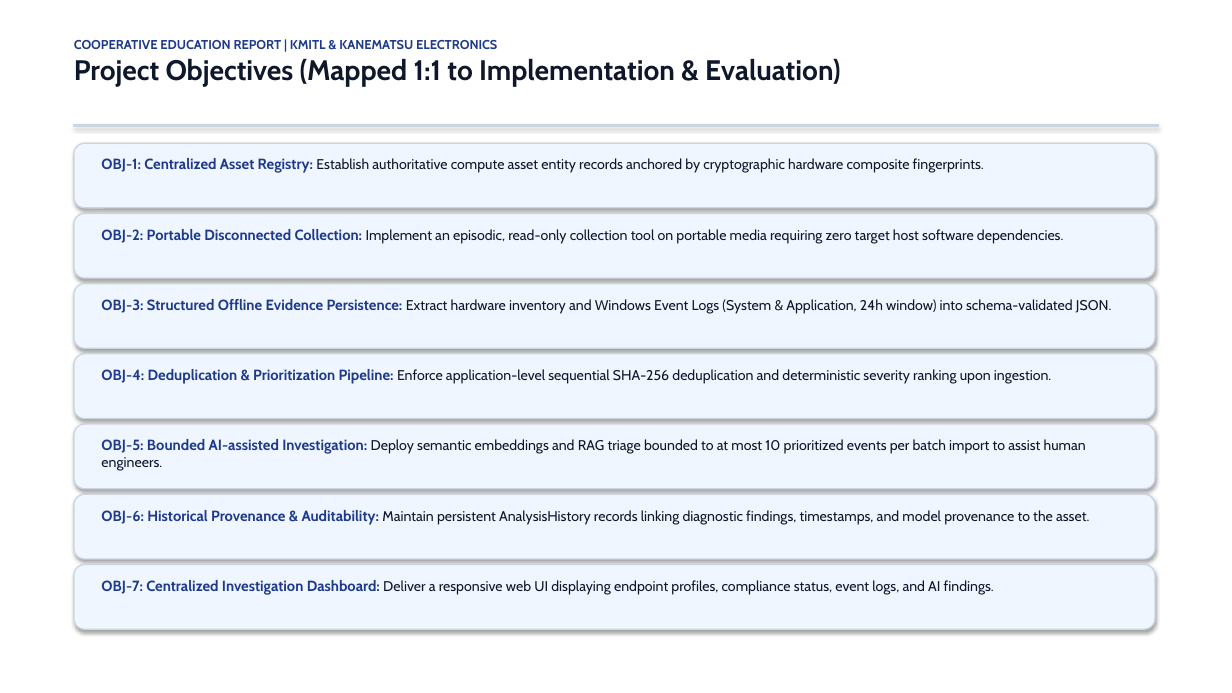
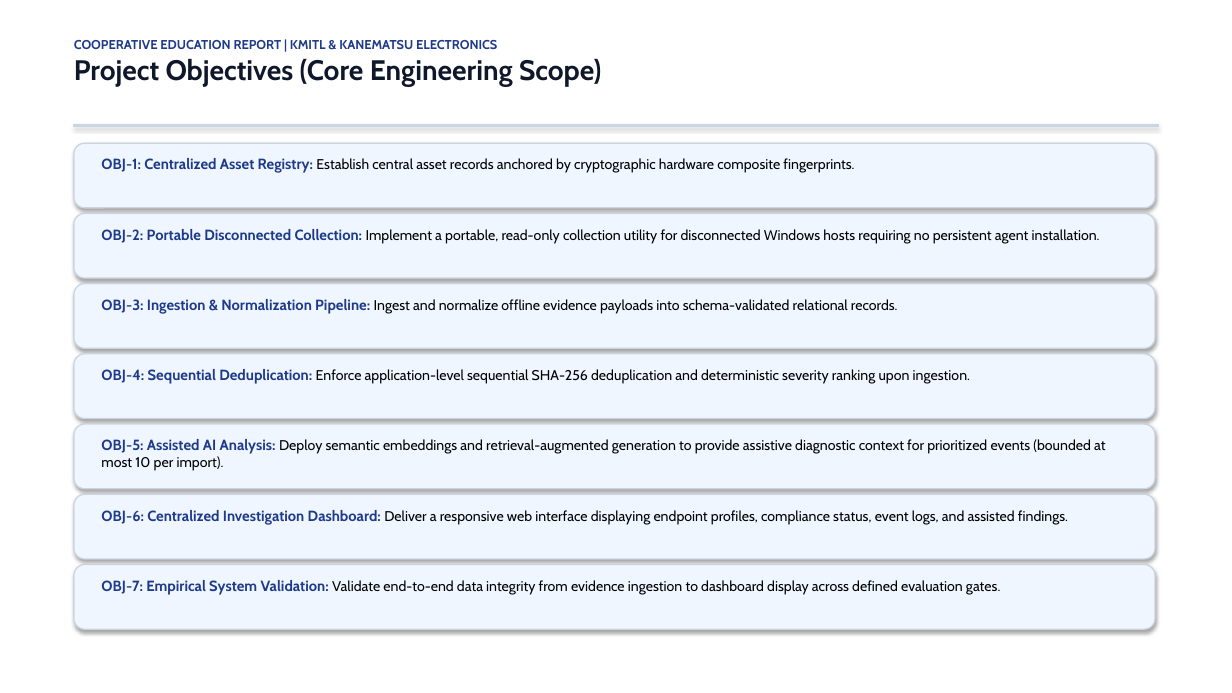
Before and after one commit to Ratthabhumi/EIMS, a slide deck: slide 4 of docs/presentation/EIMS_COOP_PRESENTATION_2026.pptx. Drawn at 1232x693 pixels with LibreOffice and Linux fonts; fonts in the diff are those of the drawing. Boxes give left, top, right and bottom in pixels: in the first picture for what was removed or moved away, otherwise in the second. Text is boxed around its words. In the diff, an @@ line names an element or a change of style, - is before the commit and + after.

```diff
--- a/docs/presentation/EIMS_COOP_PRESENTATION_2026.pptx
+++ b/docs/presentation/EIMS_COOP_PRESENTATION_2026.pptx
@@ text at bbox=[74, 58, 601, 86]: text changed @@
-Project Objectives (Mapped 1:1 to Implementation & Evaluation)
+Project Objectives (Core Engineering Scope)
@@ text at bbox=[101, 158, 854, 173]: text changed; text colour #0F172A to #000000 @@
-OBJ-1: Centralized Asset Registry: Establish authoritative compute asset entity records anchored by cryptographic hardware composite fingerprints.
+OBJ-1: Centralized Asset Registry: Establish central asset records anchored by cryptographic hardware composite fingerprints.
@@ text at bbox=[101, 229, 1100, 244]: text changed; text colour #0F172A to #000000 @@
-OBJ-2: Portable Disconnected Collection: Implement an episodic, read-only collection tool on portable media requiring zero target host software dependencies.
+OBJ-2: Portable Disconnected Collection: Implement a portable, read-only collection utility for disconnected Windows hosts requiring no persistent agent installation.
@@ text at bbox=[101, 299, 898, 314]: text changed; text colour #0F172A to #000000 @@
-OBJ-3: Structured Offline Evidence Persistence: Extract hardware inventory and Windows Event Logs (System & Application, 24h window) into schema-validated JSON.
+OBJ-3: Ingestion & Normalization Pipeline: Ingest and normalize offline evidence payloads into schema-validated relational records.
@@ text at bbox=[101, 369, 970, 384]: text changed; text colour #0F172A to #000000 @@
-OBJ-4: Deduplication & Prioritization Pipeline: Enforce application-level sequential SHA-256 deduplication and deterministic severity ranking upon ingestion.
+OBJ-4: Sequential Deduplication: Enforce application-level sequential SHA-256 deduplication and deterministic severity ranking upon ingestion.
@@ text at bbox=[101, 439, 1105, 471]: text changed; text colour #0F172A to #000000 @@
-OBJ-5: Bounded AI-assisted Investigation: Deploy semantic embeddings and RAG triage bounded to at most 10 prioritized events per batch import to assist human engineers.
+OBJ-5: Assisted AI Analysis: Deploy semantic embeddings and retrieval-augmented generation to provide assistive diagnostic context for prioritized events (bounded at most 10 per import).
@@ text at bbox=[101, 510, 1068, 525]: text changed; text colour #0F172A to #000000 @@
-OBJ-6: Historical Provenance & Auditability: Maintain persistent AnalysisHistory records linking diagnostic findings, timestamps, and model provenance to the asset.
+OBJ-6: Centralized Investigation Dashboard: Deliver a responsive web interface displaying endpoint profiles, compliance status, event logs, and assisted findings.
@@ text at bbox=[101, 580, 1000, 595]: text changed; text colour #0F172A to #000000 @@
-OBJ-7: Centralized Investigation Dashboard: Deliver a responsive web UI displaying endpoint profiles, compliance status, event logs, and AI findings.
+OBJ-7: Empirical System Validation: Validate end-to-end data integrity from evidence ingestion to dashboard display across defined evaluation gates.
```
Also in this commit, not shown: 14 other slides changed, 16 other files.
